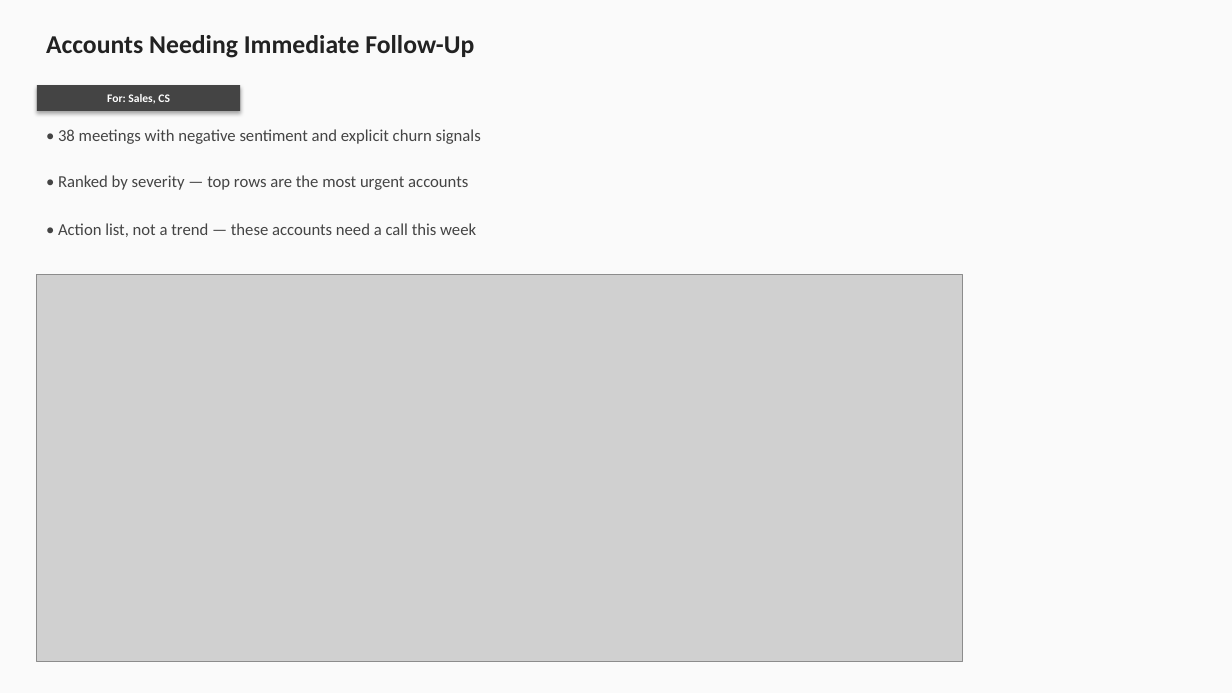
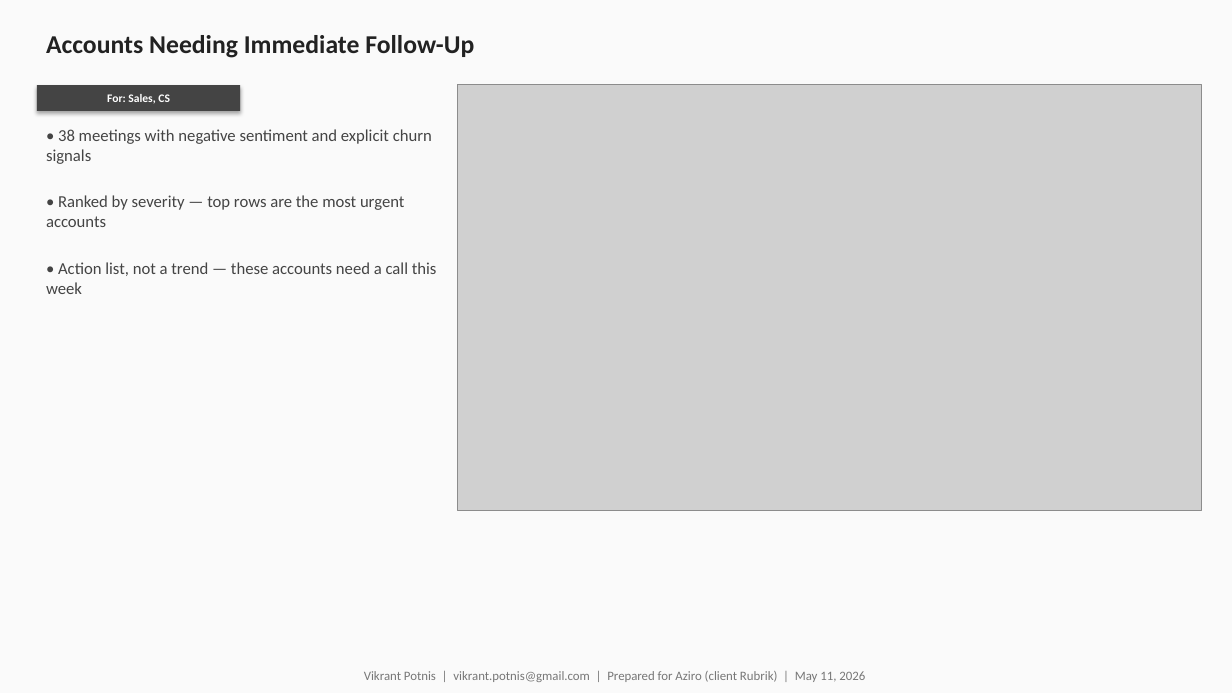
Before and after one commit to rohanvazir123/pydantic-ai-experiments, a slide deck: slide 10 of basics/iprep/meeting-analytics/final_version/meeting_analytics.pptx. Drawn at 1232x693 pixels with LibreOffice and Linux fonts; fonts in the diff are those of the drawing; grey boxes stand for pictures. Boxes give left, top, right and bottom in pixels: in the first picture for what was removed or moved away, otherwise in the second. Text is boxed around its words. In the diff, an @@ line names an element or a change of style, - is before the commit and + after.

```diff
--- a/basics/iprep/meeting-analytics/final_version/meeting_analytics.pptx
+++ b/basics/iprep/meeting-analytics/final_version/meeting_analytics.pptx
@@ picture added at [457,84,1202,510] @@
@@ text "• 38 meetings with negative ..." rewrapped from [58,129,481,144] to [46,129,432,164] @@
@@ text "• Ranked by severity — ..." rewrapped from [58,175,468,190] to [46,195,404,227] @@
@@ text "• Action list, not a ..." rewrapped from [58,223,476,237] to [46,262,437,294] @@
@@ picture removed at [37,274,963,662] @@
@@ text added at [364,671,865,682], 10 pt, text #777777 @@
+Vikrant Potnis | vikrant.potnis@gmail.com | Prepared for Aziro (client Rubrik) | May 11, 2026
```
Also in this commit, not shown: 15 other slides changed, 4 other files.
